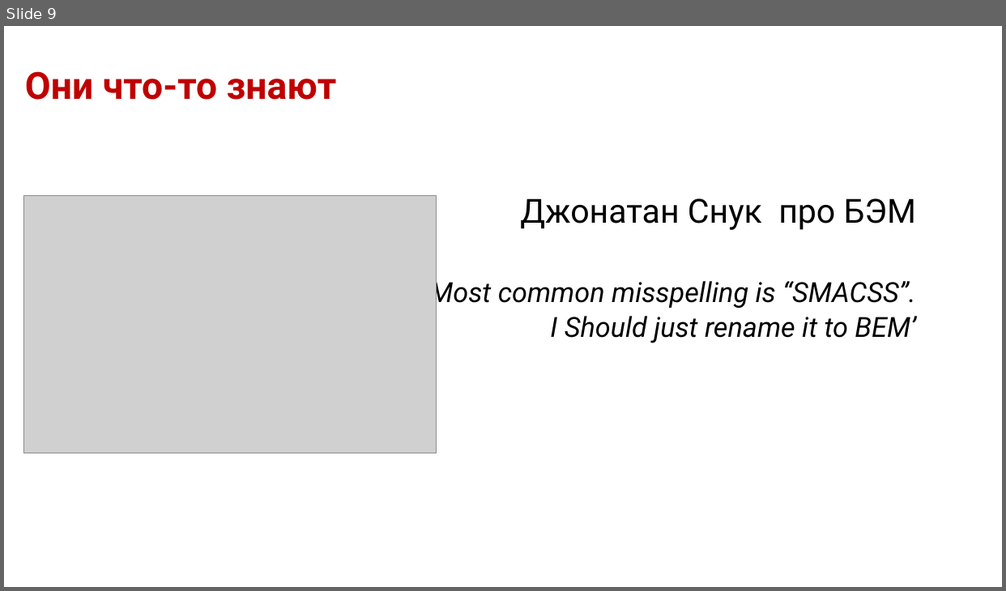
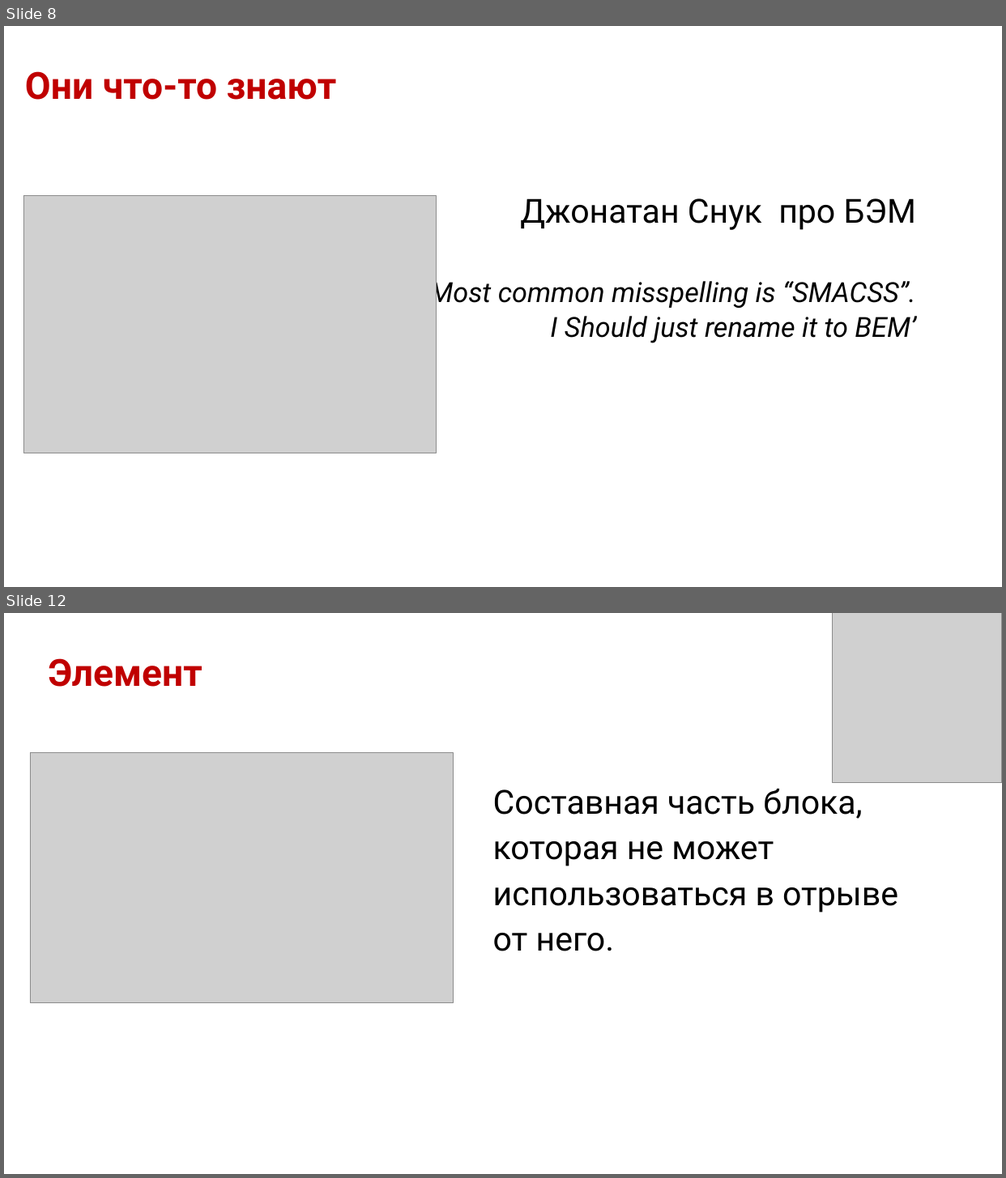
Before and after one commit to dedn/BEM, a slide deck: bem.odp. Shown one above the other, each under a label of ours: slide 9 before the commit, slides 8 and 12 after it; the slides between them are not shown. The pictures are 1006x591 and 1006x1178 pixels, drawn with LibreOffice and Linux fonts; fonts in the diff are those of the drawing; grey boxes stand for pictures; background and template pictures are left out. Boxes give left, top, right and bottom in pixels: in the first picture for what was removed or moved away, otherwise in the second. Text is boxed around its words. In the diff, an @@ line names an element or a change of style, - is before the commit and + after.

```diff
--- a/bem.odp
+++ b/bem.odp
@@ slide 12 added at box(4, 613, 1002, 1174), background #FFFFFF @@
@@ picture added at box(833, 613, 1002, 782) @@
@@ title added at box(48, 658, 202, 687), 27 pt, text #C00000, bold @@
+Элемент
@@ picture added at box(30, 752, 453, 1003) @@
@@ title added at box(493, 789, 898, 952), 24 pt, text #000000 @@
+Составная часть блока, которая не может использоваться в отрыве от него.
@@ what was slide 9 is now slide 8 @@
```
Also in this commit, not shown: 7 slides changed, 6 other slides added, 2 slides removed, 11 other files.
